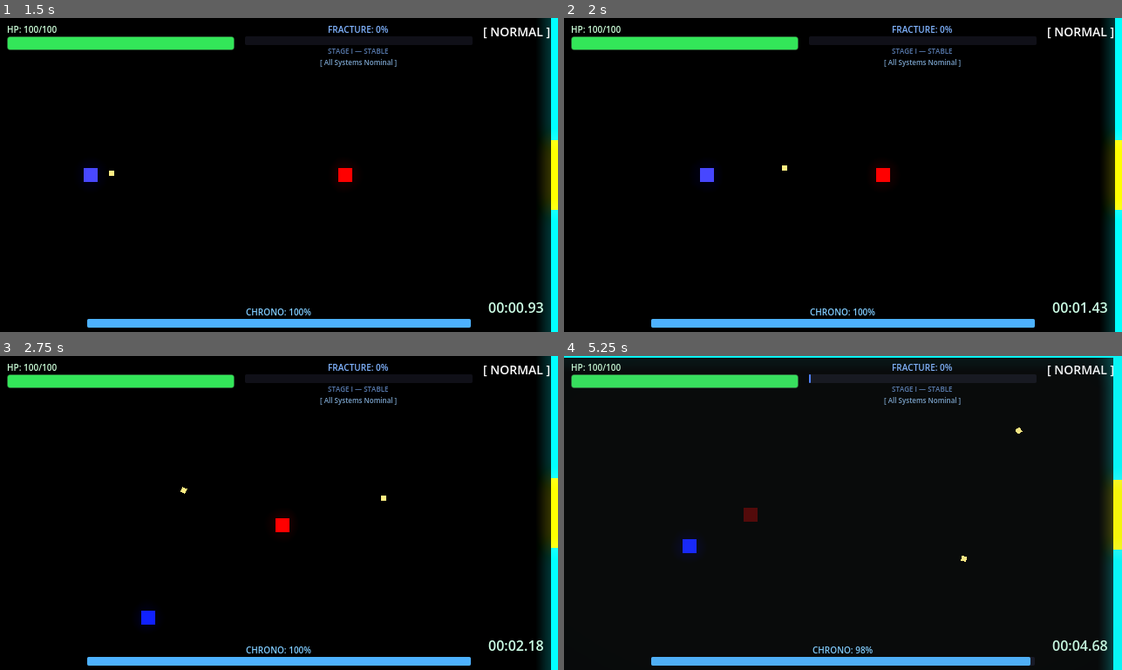
Above: before the commit, frames 1-4 (two rows, left to right).
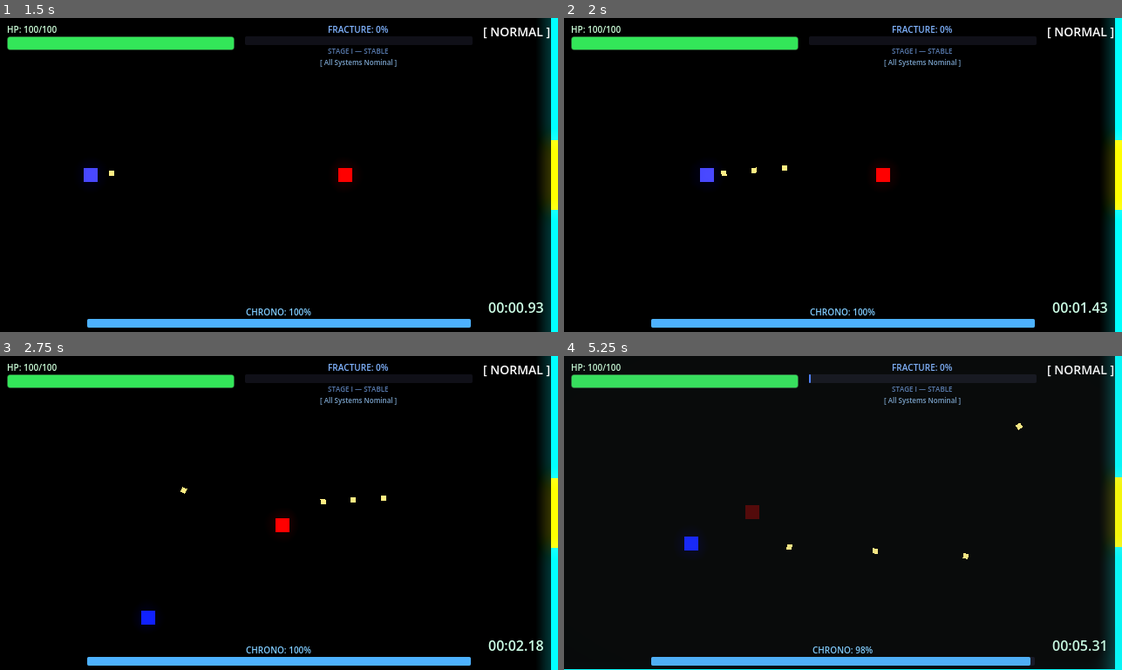
Above: after the commit, the same moments.

Repository: scarf-y/Polychron
Game: Godot game, scene res://scenes/ui/main_menu.tscn
Same seed, same stepped clock (60 frames per second), same inputs: the game is played once before the commit and once after it.
Inputs (mouse positions are in pixels of both pictures, inside the frame that each line leads up to):
- Up to frame 1 (1.5 s): click "ENTER THE VOID" at 0.5 s; tap Enter at 1.25 s; move the mouse to (401, 159) at 1.27 s; press the mouse at (401, 159) at 1.28 s; hold D (move_right) from 1.28 s (still down)
- Up to frame 2 (2 s): keep holding D (move_right)
- Up to frame 3 (2.75 s): move the mouse to (167, 528) at 2.02 s; release D (move_right) at 2.03 s; release the mouse at (167, 528) at 2.03 s; hold S (move_down) from 2.03 s (still down); tap Q (dash) at 2.1 s; click (167, 528) at 2.3 s
- Up to frame 4 (5.25 s): move the mouse to (898, 443) at 2.77 s; release S (move_down) at 2.78 s; press the mouse at (898, 443) at 2.78 s; hold D (move_right) 2.78-3.53 s; move the mouse to (815, 575) at 3.52 s; release the mouse at (815, 575) at 3.53 s; hold W (move_up) 3.53-4.28 s; tap E (time_erase) at 3.6 s; click (815, 575) at 3.8 s; move the mouse to (1010, 560) at 4.27 s; press the mouse at (1010, 560) at 4.28 s; hold A (move_left) from 4.28 s (still down); tap Shift (time_slow) at 4.35 s; move the mouse to (675, 465) at 5.02 s; release the mouse at (675, 465) at 5.03 s; tap Space (time_stop) at 5.1 s

Frame 1 is identical in both runs. In frame 2, less than 0.1% of the frame differs, in the area x 28-35%, y 47-51%; in frame 3, less than 0.1%; in frame 4, 1.5%, in the area x 0-100%, y 0-100%.

Commit message:
feat: enable auto-fire by holding M1

Diff:
--- a/scripts/player.gd
+++ b/scripts/player.gd
@@ -394,7 +394,7 @@
 # SHOOTING
 # =========================
 func _handle_shooting() -> void:
-	if Input.is_action_just_pressed("shoot") and can_shoot:
+	if Input.is_action_pressed("shoot") and can_shoot:
 		_shoot()
 
 func _shoot() -> void:
